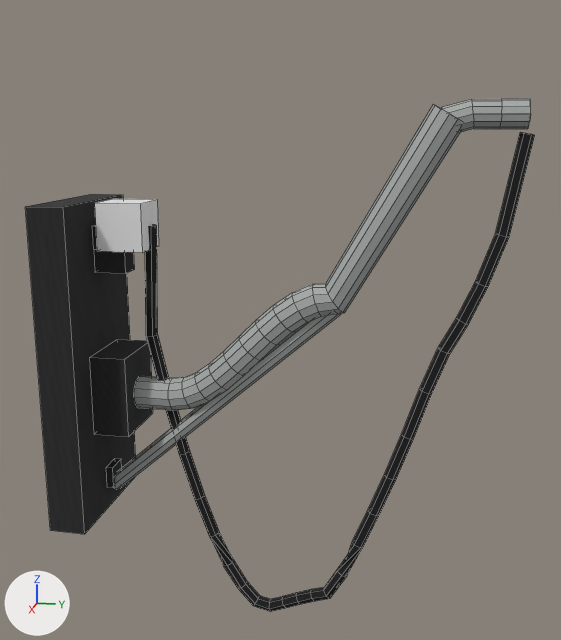
Renders of the OBJ model src/main/resources/assets/realgrid/models/block/pole_light_mount/arm_1_straight_wired.obj from each side of a commit.
The view is the same before and after, from a camera (50 mm lens) standing at (2.447, -0.011, 1.122) and looking at (0.482, -0.404, 0.631). The lights are fixed; the arrows at lower left show +X, +Y and +Z. The older version comes first. Mesh edges are drawn as thin lines. Where no turn or scale is listed for an object, it has been applied to the vertices. Vertices at exactly the same position are counted once.

Objects in the first picture: 'pole_light_mount_1_straight_wired'.
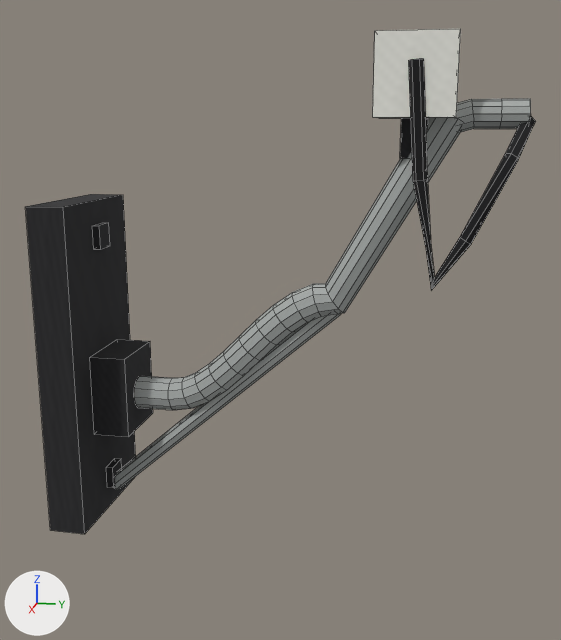
Changed parts and their boxes [x1, y1, x2, y2] in the pictures (561 x 640 px):
'pole_light_mount_1_straight_wired', reshaped: before [25, 98, 535, 611]; after [25, 29, 536, 534]
part 1 of me_pole_light_mount_1_straight_wired, added: after [400, 117, 428, 158]
part 2 of me_pole_light_mount_1_straight_wired, added: after [373, 29, 461, 118]
part 3 of me_pole_light_mount_1_straight_wired, added: after [409, 58, 536, 290]
part 4 of me_pole_light_mount_1_straight_wired, deleted: before [145, 132, 535, 611]
part 5 of me_pole_light_mount_1_straight_wired, deleted: before [95, 199, 159, 253]
part 6 of me_pole_light_mount_1_straight_wired, deleted: before [94, 249, 135, 273]

The change, as a diff of the scene's bpy script:
```diff
--- a/src/main/resources/assets/realgrid/models/block/pole_light_mount/arm_1_straight_wired.obj.py
+++ b/src/main/resources/assets/realgrid/models/block/pole_light_mount/arm_1_straight_wired.obj.py
@@ me_pole_light_mount_1_straight_wired @@
 # used by ob_pole_light_mount_1_straight_wired; location = (0.0, 0.0, 0.0)
 # verts and faces of me_pole_light_mount_1_straight_wired; kept vertices keep their numbers, new ones are numbered from 428
 # before: 24 (0.469, -0.9, 0.813), 25 (0.531, -0.9, 0.813) at pixel (93, 249), 264 (0.469, -0.9, 0.75), 265 (0.531, -0.9, 0.75) at pixel (94, 272), 266 (0.531, -0.812, 0.75) at pixel (125, 273)
 # before: 267 (0.469, -0.812, 0.75) at pixel (134, 269), 268 (0.469, -0.812, 0.813), 269 (0.531, -0.812, 0.813)
-me_pole_light_mount_1_straight_wired.from_pydata(...)  # 428 vertices, 395 faces; spans x 0.312..0.688, y -1.0..0.204, z -0.23..1.19
+me_pole_light_mount_1_straight_wired.from_pydata(...)  # 316 vertices, 281 faces; spans x 0.312..0.688, y -1.0..0.203, z 0.063..1.335
+# me_pole_light_mount_1_straight_wired part 1: a new loose piece, a box spanning x 0.469..0.531, y -0.104..-0.041, z 1.054..1.148, in mat_clamp (picture img_pole_light_mount_clamp)
+# me_pole_light_mount_1_straight_wired part 2: a new loose piece, a box spanning x 0.406..0.594, y -0.166..0.021, z 1.148..1.335, in mat_porcelain (its picture is missing)
+# me_pole_light_mount_1_straight_wired part 3: a new loose piece of 36 vertices spanning x 0.488..0.611, y -0.089..0.203, z 0.75..1.274, in mat_cable (picture img_pole_light_mount_cable)
+# me_pole_light_mount_1_straight_wired part 4: the loose piece of 150 vertices spanning x 0.483..0.517, y -0.776..0.204, z -0.23..1.114 is deleted
+# me_pole_light_mount_1_straight_wired part 5: the loose piece of 8 vertices spanning x 0.438..0.562, y -0.875..-0.75, z 0.813..0.938 is deleted
+# me_pole_light_mount_1_straight_wired part 6
+delete_vertices([*range(264, 270)])  # with the faces that use them
 me_pole_light_mount_1_straight_wired.materials.append(mat_clamp)
```
